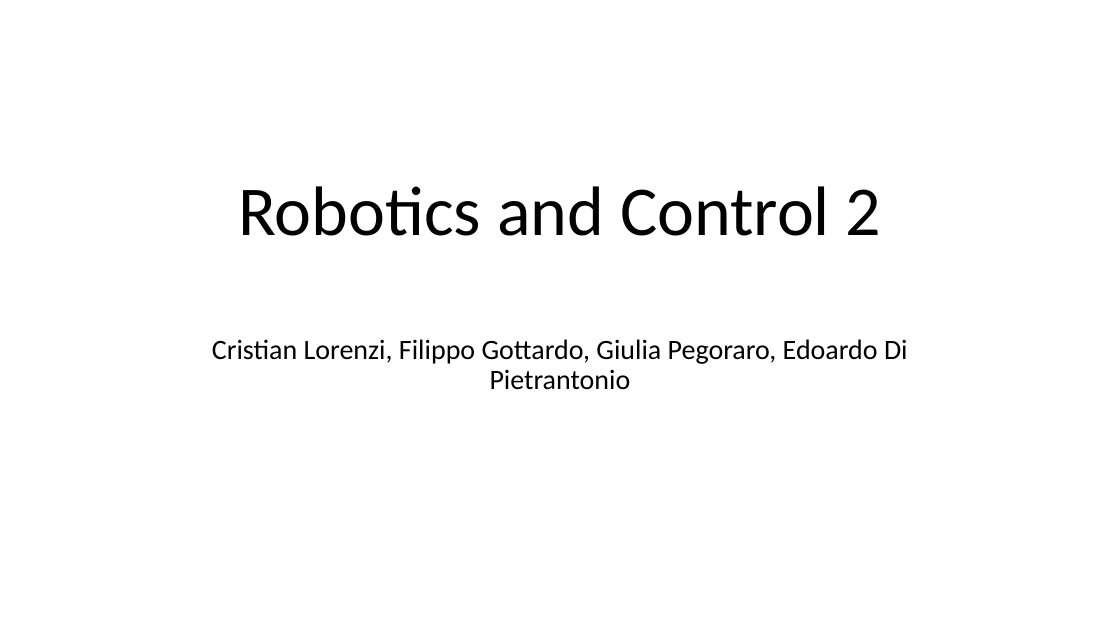
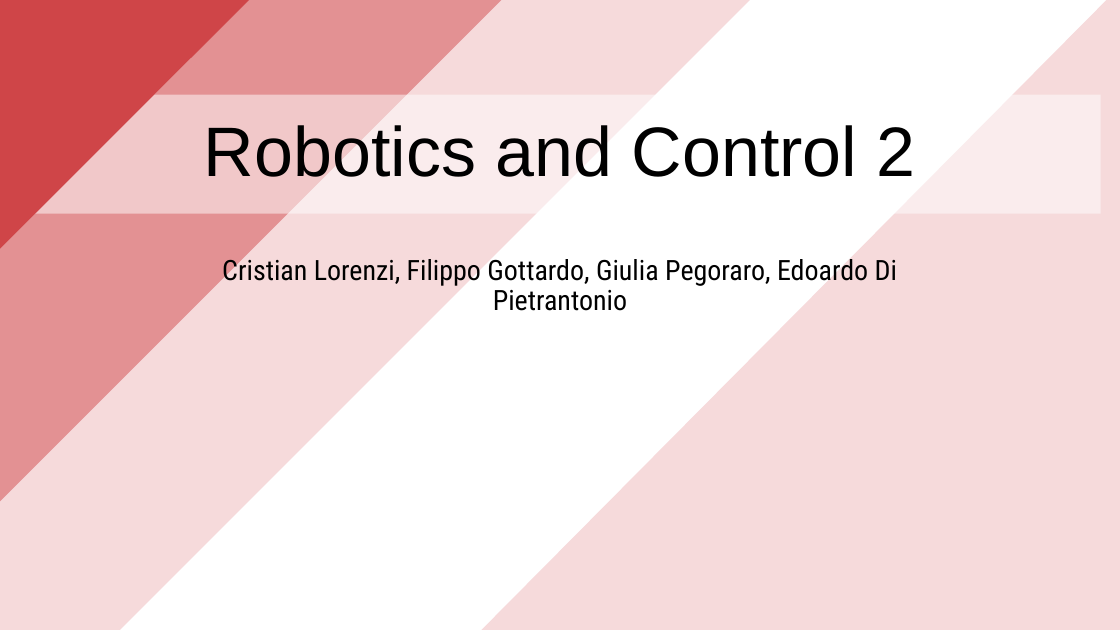
Before and after one commit to PippoGot/R-C2, a slide deck: slide 1 of documentation/presentation.pptx. Drawn at 1120x630 pixels with LibreOffice and Linux fonts; fonts in the diff are those of the drawing. Boxes give left, top, right and bottom in pixels: in the first picture for what was removed or moved away, otherwise in the second. Text is boxed around its words. In the diff, an @@ line names an element or a change of style, - is before the commit and + after.

```diff
--- a/documentation/presentation.pptx
+++ b/documentation/presentation.pptx
@@ rectangle added at [0, 0, 756, 630], fill #F6DADB @@
@@ rectangle added at [0, 0, 567, 589], fill #E39193 @@
@@ rectangle added at [0, 0, 315, 323], fill #CF4548 @@
@@ triangle added at [403, 0, 1120, 630], fill #F6DADB @@
@@ title "Robotics and Control 2": place and size @@
-title "Robotics and Control 2" at [238, 186, 881, 236]
+title "Robotics and Control 2" at [19, 95, 1101, 214]
@@ title "Robotics and Control 2" at [19, 95, 1101, 214]: font Calibri to Arial; fill none to #FFFFFF at 50% opacity @@
@@ subtitle "Cristian Lorenzi, Filippo Gottardo, Giulia ...": place and size @@
-subtitle "Cristian Lorenzi, Filippo Gottardo, Giulia ..." at [212, 339, 908, 390]
+subtitle "Cristian Lorenzi, Filippo Gottardo, Giulia ..." at [222, 254, 897, 311]
@@ subtitle "Cristian Lorenzi, Filippo Gottardo, Giulia ..." at [222, 254, 897, 311]: font Calibri to Roboto Condensed @@
```
Also in this commit, not shown: 8 other slides changed, 6 slides added, 1 slide removed, 27 other files.
